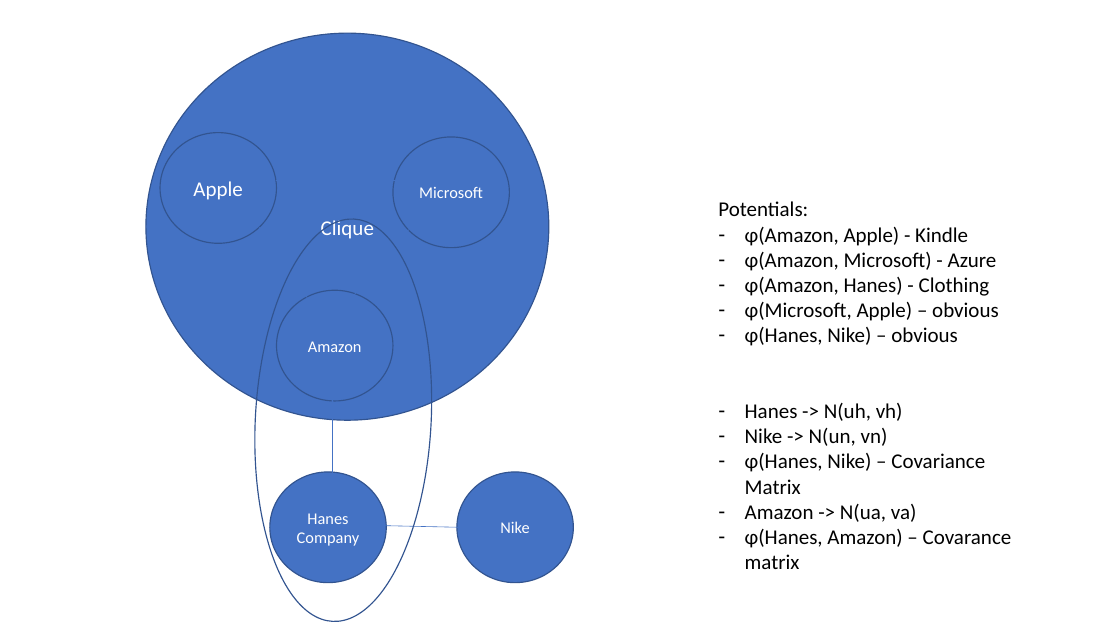
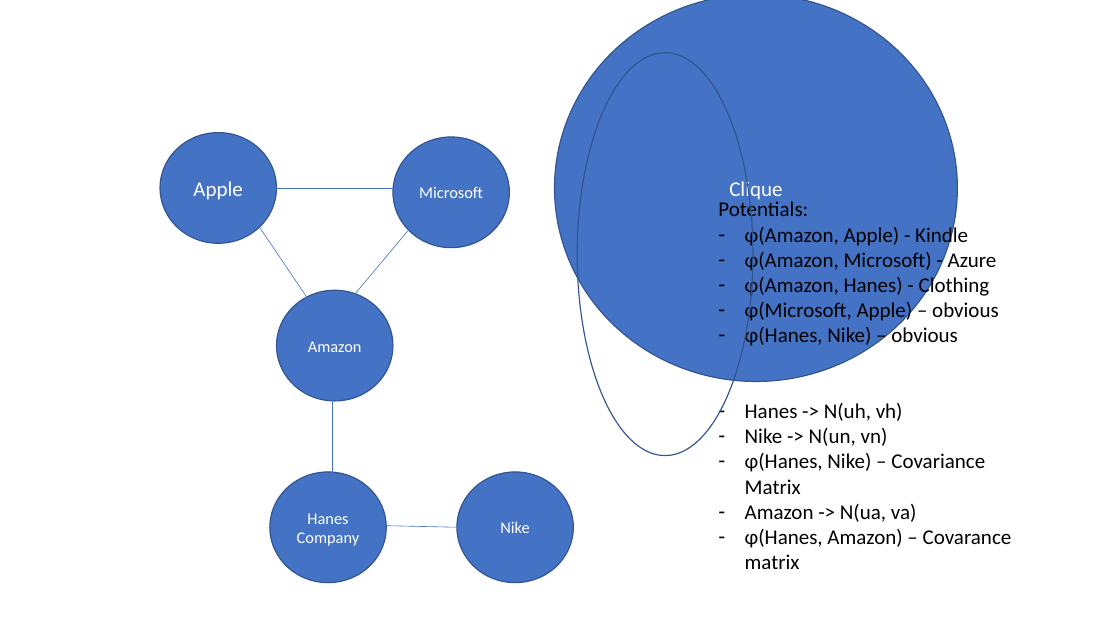
Before and after one commit to tuf22191/pgm_ai_learning, a slide deck: slide 2 of MRF Learning.pptx. Drawn at 1120x630 pixels with LibreOffice and Linux fonts; fonts in the diff are those of the drawing. Boxes give left, top, right and bottom in pixels: in the first picture for what was removed or moved away, otherwise in the second. Text is boxed around its words. In the diff, an @@ line names an element or a change of style, - is before the commit and + after.

```diff
--- a/MRF Learning.pptx
+++ b/MRF Learning.pptx
@@ ellipse "Clique": place and size @@
-ellipse "Clique" at <box>146,33,549,420</box>
+ellipse "Clique" at <box>555,0,958,381</box>
@@ ellipse at <box>578,53,753,456</box>: rotation 273 to 270 degrees @@
@@ line moved from (276, 181) - (418, 181) to (266, 188) - (408, 188) @@
```
Also in this commit, not shown: 2 slides added, 3 other files.
